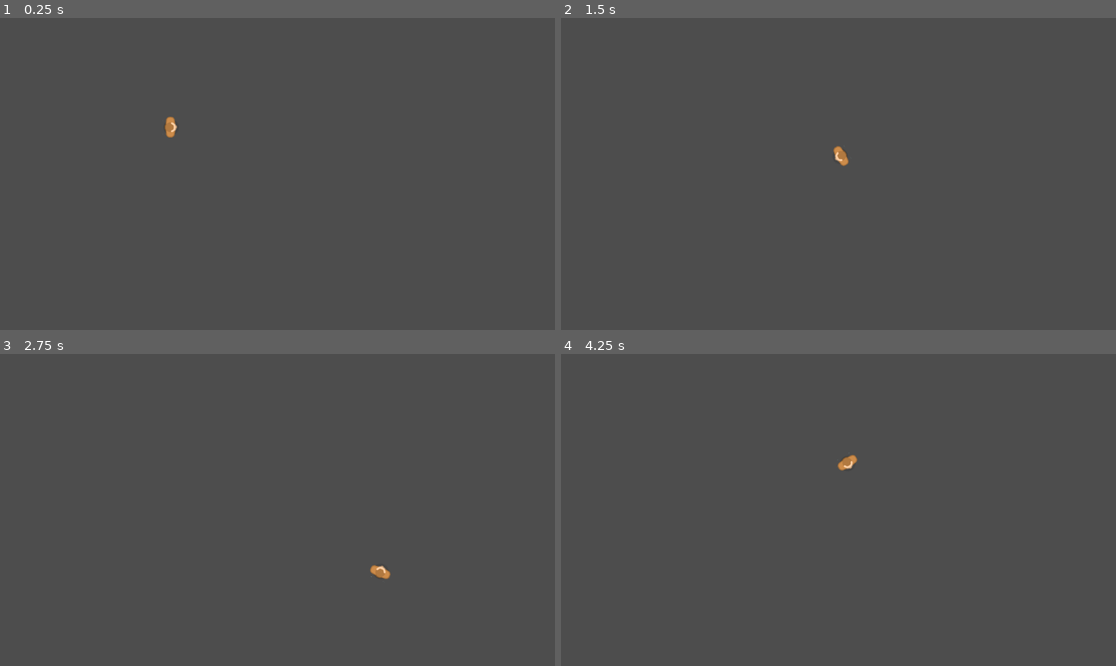
Above: before the commit, frames 1-4 (two rows, left to right).
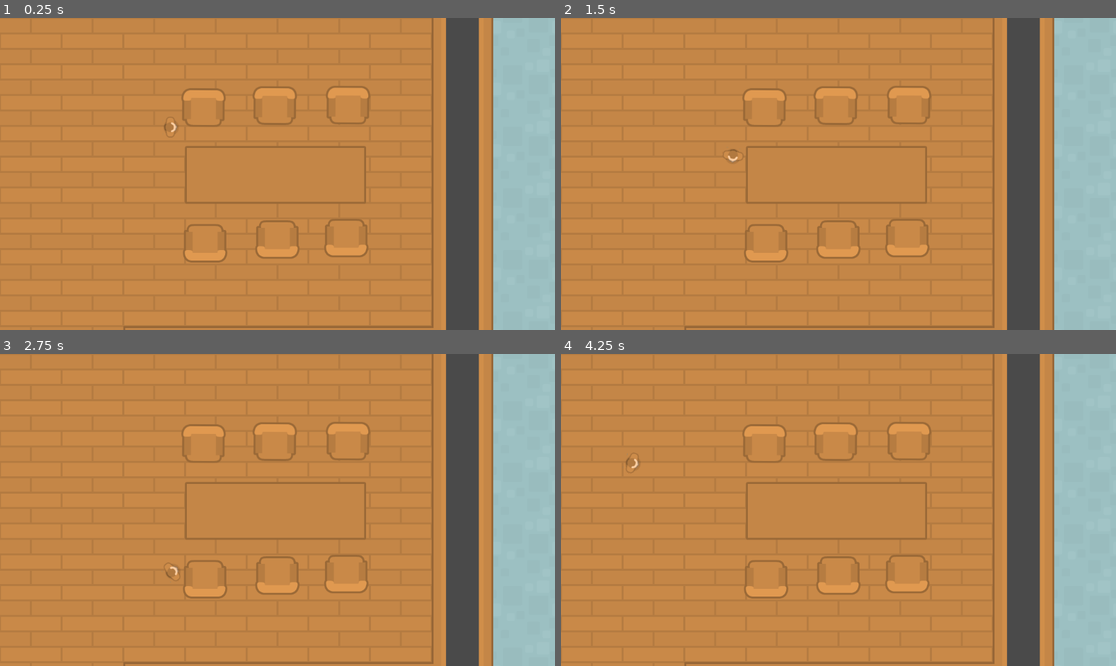
Above: after the commit, the same moments.

Repository: Laob/erase-the-dust
Game: Godot game, scene res://main.tscn
The game is run twice, just before and just after one commit, with the same random seed, the same clock (stepped at 60 frames per second) and the same inputs.
Inputs (mouse positions are in pixels of both pictures, inside the frame that each line leads up to):
- Up to frame 1 (0.25 s): no input
- Up to frame 2 (1.5 s): tap Enter at 0.5 s; move the mouse to (960, 158) at 0.52 s; hold Right (ui_right) 0.53-1.28 s; move the mouse to (727, 189) at 1.27 s; hold Down (ui_down) from 1.28 s (still down)
- Up to frame 3 (2.75 s): move the mouse to (333, 441) at 2.02 s; release Down (ui_down) at 2.03 s; hold Right (ui_right) from 2.03 s (still down)
- Up to frame 4 (4.25 s): move the mouse to (810, 572) at 2.77 s; release Right (ui_right) at 2.78 s; hold Up (ui_up) 2.78-3.53 s; move the mouse to (1005, 556) at 3.52 s; hold Left (ui_left) from 3.53 s (still down)

The runs differ from the first frame. In frame 1, 94% of the frame differs, in the area x 0-100%, y 0-100%; in frame 2, 94%; in frame 3, 94%; in frame 4, 94%.

Commit message:
add level1 to main, setup player physics layer

Diff:
--- a/main.tscn
+++ b/main.tscn
@@ -1,9 +1,11 @@
-[gd_scene load_steps=2 format=3 uid="uid://sfle7ki2fyjg"]
+[gd_scene load_steps=3 format=3 uid="uid://sfle7ki2fyjg"]
 
 [ext_resource type="PackedScene" uid="uid://dfd6e1cxpumbx" path="res://player/player.tscn" id="1_4ddsm"]
+[ext_resource type="PackedScene" uid="uid://xj38ilcp2t11" path="res://levels/level1/level1.tscn" id="1_45uxq"]
 
 [node name="main" type="Node2D"]
 
+[node name="Level1" parent="." instance=ExtResource("1_45uxq")]
+
 [node name="Player" parent="." instance=ExtResource("1_4ddsm")]
 position = Vector2(355, 227)
-speed = 300
--- a/player/player.tscn
+++ b/player/player.tscn
@@ -7,6 +7,7 @@
 size = Vector2(30, 42)
 
 [node name="Player" type="CharacterBody2D"]
+collision_mask = 12
 script = ExtResource("1_rf1o6")
 
 [node name="Sprite2D" type="Sprite2D" parent="."]
--- a/project.godot
+++ b/project.godot
@@ -49,8 +49,10 @@
 , Object(InputEventKey,"resource_local_to_scene":false,"resource_name":"","device":-1,"window_id":0,"alt_pressed":false …(183 unchanged characters)…
 ]
 }
+
 [layer_names]
 
+2d_physics/layer_1="Player"
 2d_physics/layer_3="Wall"
 2d_physics/layer_4="Furniture"
 
